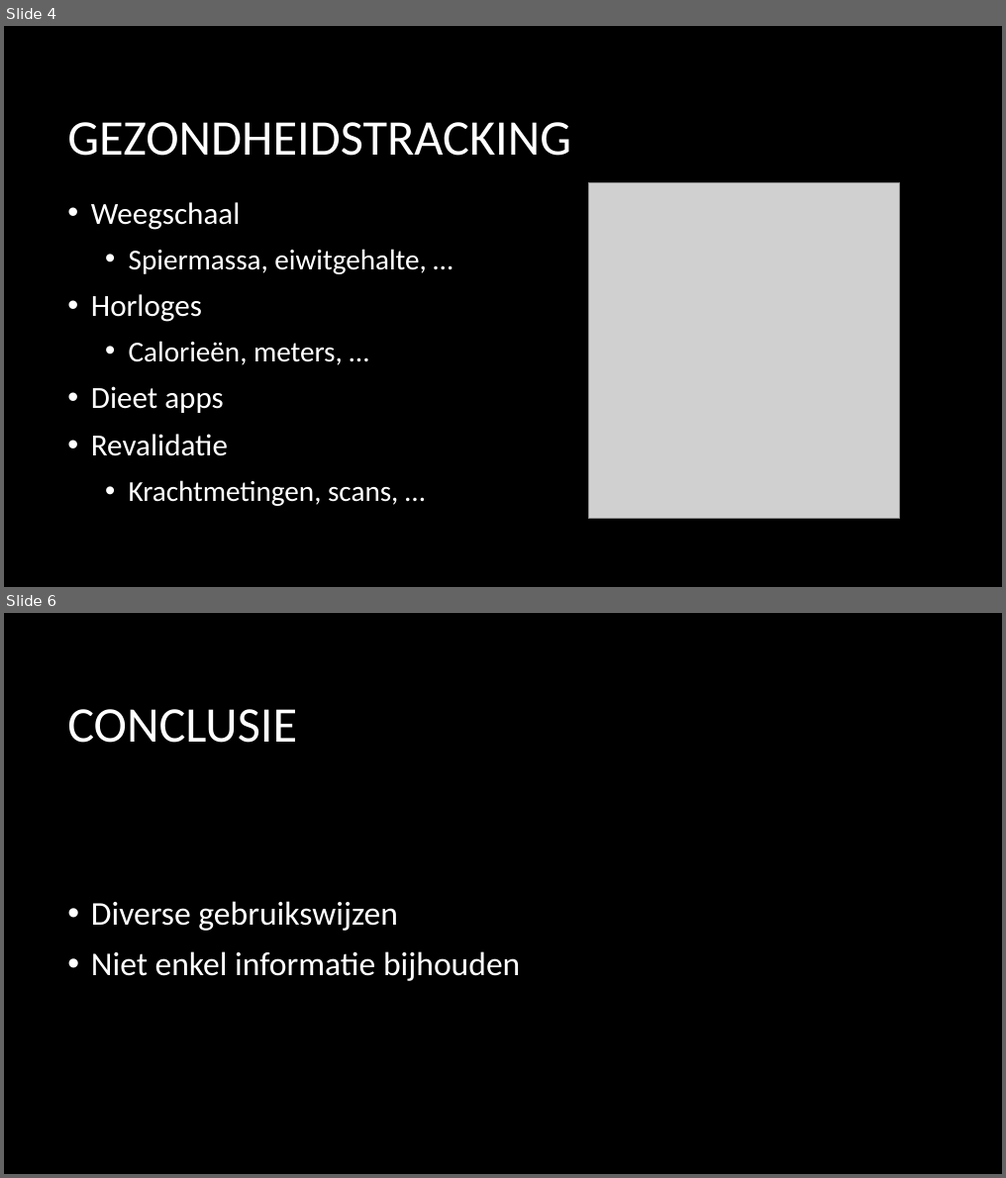
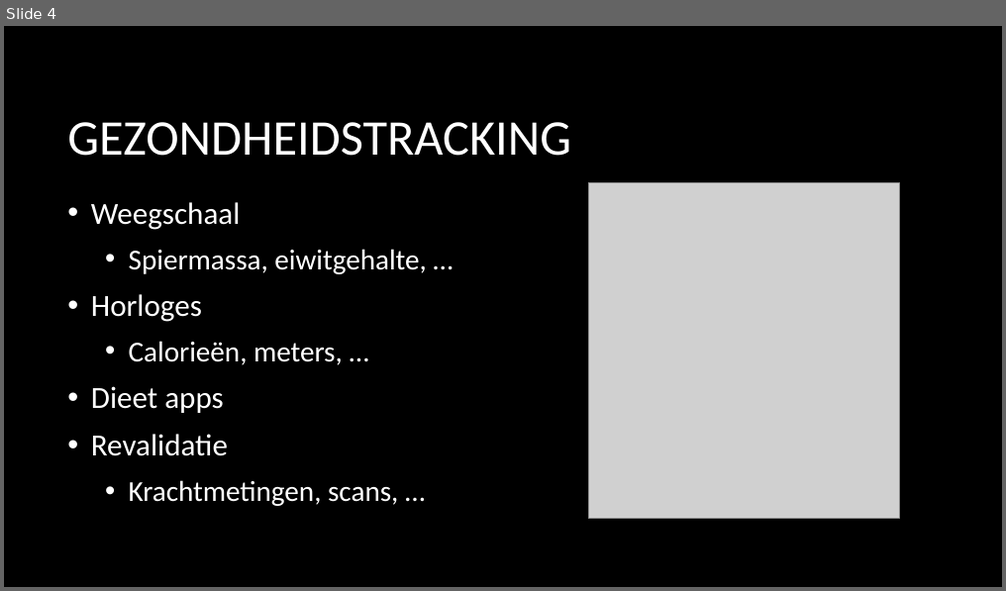
Before and after one commit to BasDM/PresentatiePM, a slide deck: Presentatie_powerpoint.pptx. Shown one above the other, each under a label of ours: slides 4 and 6 before the commit, slide 4 after it; the slides between them are not shown. The pictures are 1006x1178 and 1006x591 pixels, drawn with LibreOffice and Linux fonts; fonts in the diff are those of the drawing; grey boxes stand for pictures; background and template pictures are left out. Boxes give left, top, right and bottom in pixels: in the first picture for what was removed or moved away, otherwise in the second. Text is boxed around its words. In the diff, an @@ line names an element or a change of style, - is before the commit and + after.

```diff
--- a/Presentatie_powerpoint.pptx
+++ b/Presentatie_powerpoint.pptx
@@ slide 6 removed at (4,613,1002,1174), background picture (left out) @@
@@ title removed at (67,709,297,743) @@
-CONCLUSIE
@@ text removed at (91,901,520,981) @@
-• Diverse gebruikswijzen
-• Niet enkel informatie bijhouden
```
Also in this commit, not shown: 3 slides changed, 2 slides added, 1 other slide removed.
